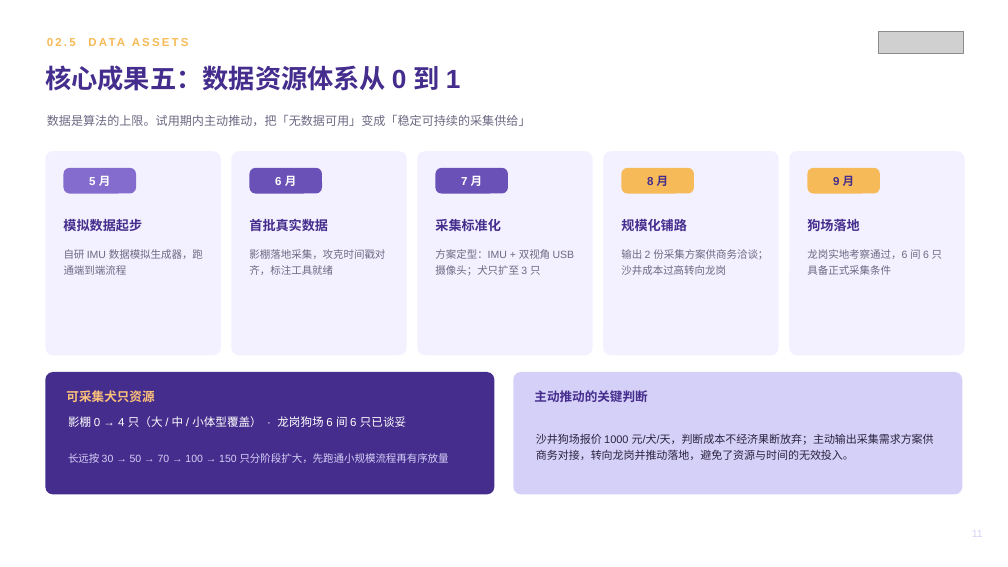
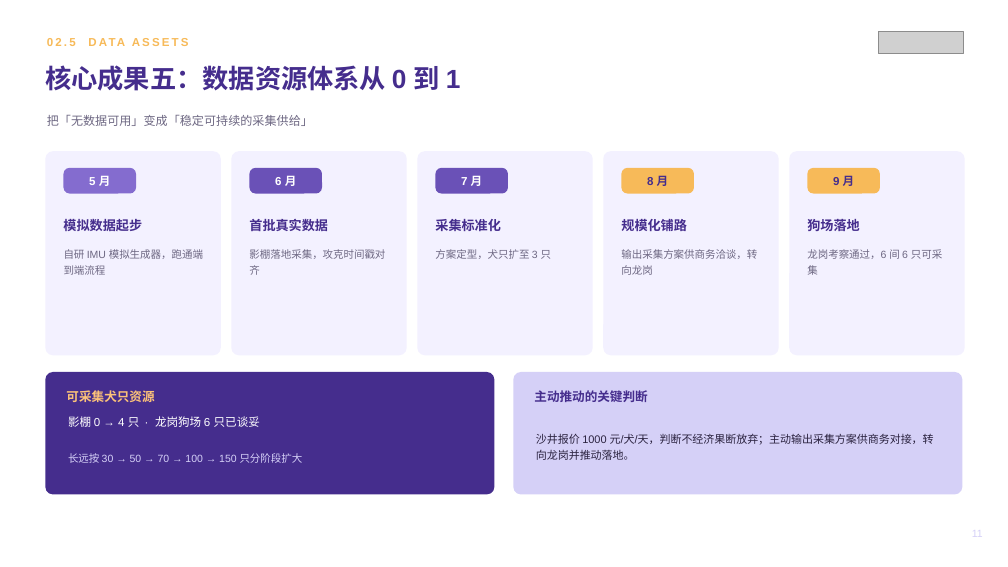
Before and after one commit to zhuyetuo/workplace_soft_skills, a slide deck: slide 11 of 转正述职/转正述职报告-朱业拓.pptx. Drawn at 1008x567 pixels with LibreOffice and Linux fonts; fonts in the diff are those of the drawing; grey boxes stand for pictures. Boxes give left, top, right and bottom in pixels: in the first picture for what was removed or moved away, otherwise in the second. Text is boxed around its words. In the diff, an @@ line names an element or a change of style, - is before the commit and + after.

```diff
--- a/转正述职/转正述职报告-朱业拓.pptx
+++ b/转正述职/转正述职报告-朱业拓.pptx
@@ text at box(47, 115, 313, 126): text changed @@
-数据是算法的上限。试用期内主动推动，把「无数据可用」变成「稳定可持续的采集供给」
+把「无数据可用」变成「稳定可持续的采集供给」
@@ text at box(64, 249, 203, 275): text changed @@
-自研 IMU 数据模拟生成器，跑通端到端流程
+自研 IMU 模拟生成器，跑通端到端流程
@@ text at box(249, 249, 385, 275): text changed @@
-影棚落地采集，攻克时间戳对齐，标注工具就绪
+影棚落地采集，攻克时间戳对齐
@@ text at box(435, 249, 552, 259): text changed @@
-方案定型：IMU + 双视角 USB 摄像头；犬只扩至 3 只
+方案定型，犬只扩至 3 只
@@ text at box(621, 249, 757, 275): text changed @@
-输出 2 份采集方案供商务洽谈；沙井成本过高转向龙岗
+输出采集方案供商务洽谈，转向龙岗
@@ text at box(807, 249, 942, 275): text changed @@
-龙岗实地考察通过，6 间 6 只具备正式采集条件
+龙岗考察通过，6 间 6 只可采集
@@ text at box(68, 416, 260, 427): text changed @@
-影棚 0 → 4 只（大 / 中 / 小体型覆盖） · 龙岗狗场 6 间 6 只已谈妥
+影棚 0 → 4 只 · 龙岗狗场 6 只已谈妥
@@ text at box(536, 433, 934, 460): text changed @@
-沙井狗场报价 1000 元/犬/天，判断成本不经济果断放弃；主动输出采集需求方案供商务对接，转向龙岗并推动落地，避免了资源与时间的无效投入。
+沙井报价 1000 元/犬/天，判断不经济果断放弃；主动输出采集方案供商务对接，转向龙岗并推动落地。
@@ text at box(68, 453, 303, 463): text changed @@
-长远按 30 → 50 → 70 → 100 → 150 只分阶段扩大，先跑通小规模流程再有序放量
+长远按 30 → 50 → 70 → 100 → 150 只分阶段扩大
```
Also in this commit, not shown: 9 other slides changed, 1 other file.
